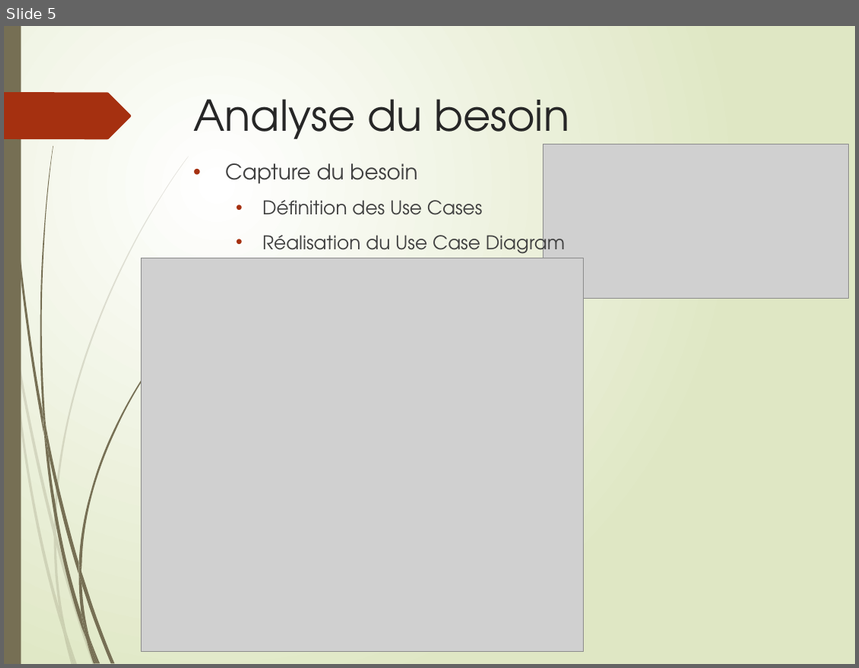
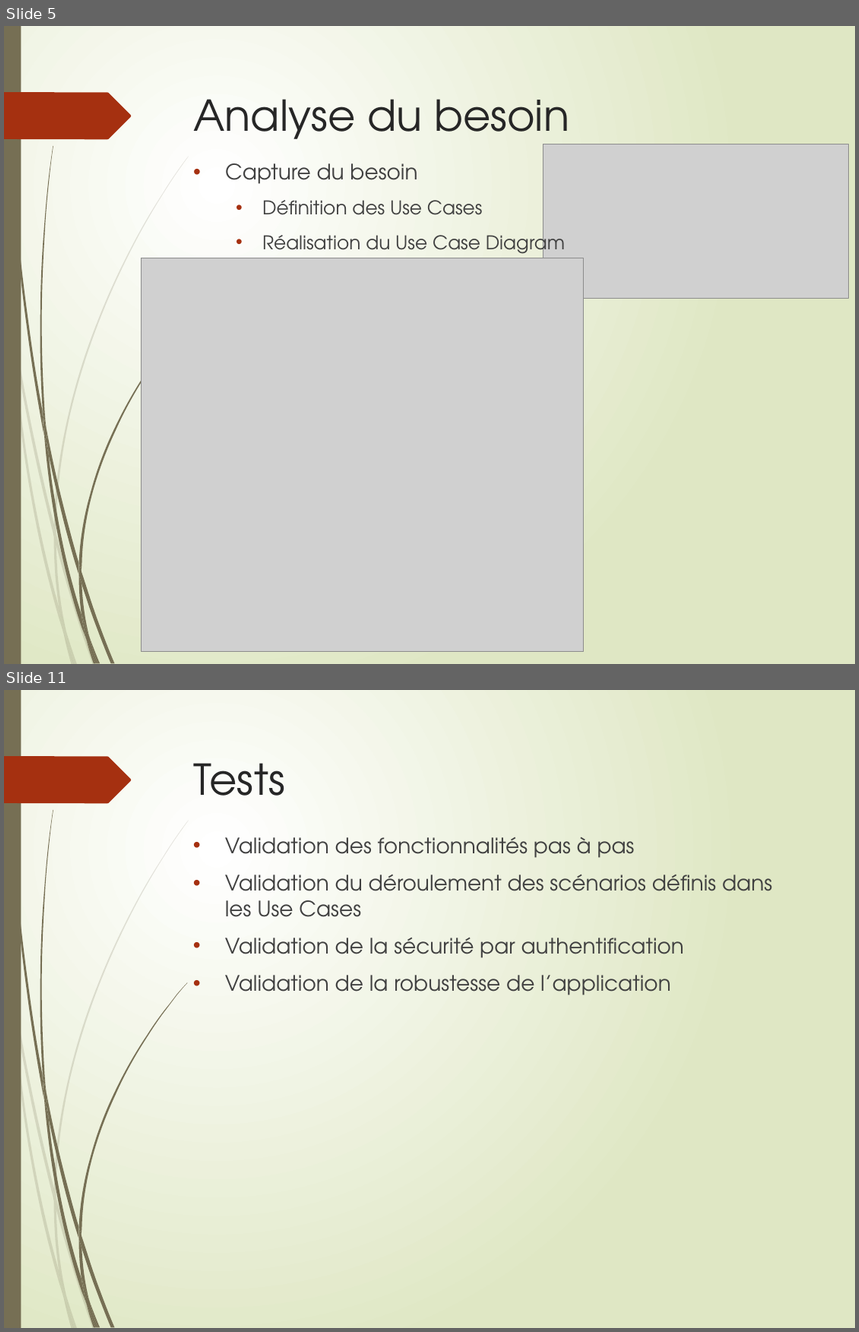
Before and after one commit to LudoRoot/WeBet_JBL, a slide deck: Présentation/Présentation WeBet_JBL.pptx. Shown one above the other, each under a label of ours: slide 5 before the commit, slides 5 and 11 after it; the slides between them are not shown. The pictures are 859x668 and 859x1332 pixels, drawn with LibreOffice and Linux fonts; fonts in the diff are those of the drawing; grey boxes stand for pictures. Boxes give left, top, right and bottom in pixels: in the first picture for what was removed or moved away, otherwise in the second. Text is boxed around its words. In the diff, an @@ line names an element or a change of style, - is before the commit and + after.

```diff
--- a/Présentation/Présentation WeBet_JBL.pptx
+++ b/Présentation/Présentation WeBet_JBL.pptx
@@ slide 11 added at (4,690,855,1328), background gradient #FFFFFF to #DFE8C4; not listed: 24 template elements that a slide beside it also shows @@
@@ title added at (193,763,284,796), 36 pt, text #262626 @@
+Tests
@@ text added at (225,837,772,996), 18 pt, text #404040 @@
+• Validation des fonctionnalités pas à pas
+• Validation du déroulement des scénarios définis dans les Use Cases
+• Validation de la sécurité par authentification
+• Validation de la robustesse de l’application
```
Also in this commit, not shown: 4 slides changed, 4 other slides added, 1 slide removed, 3 other files.
